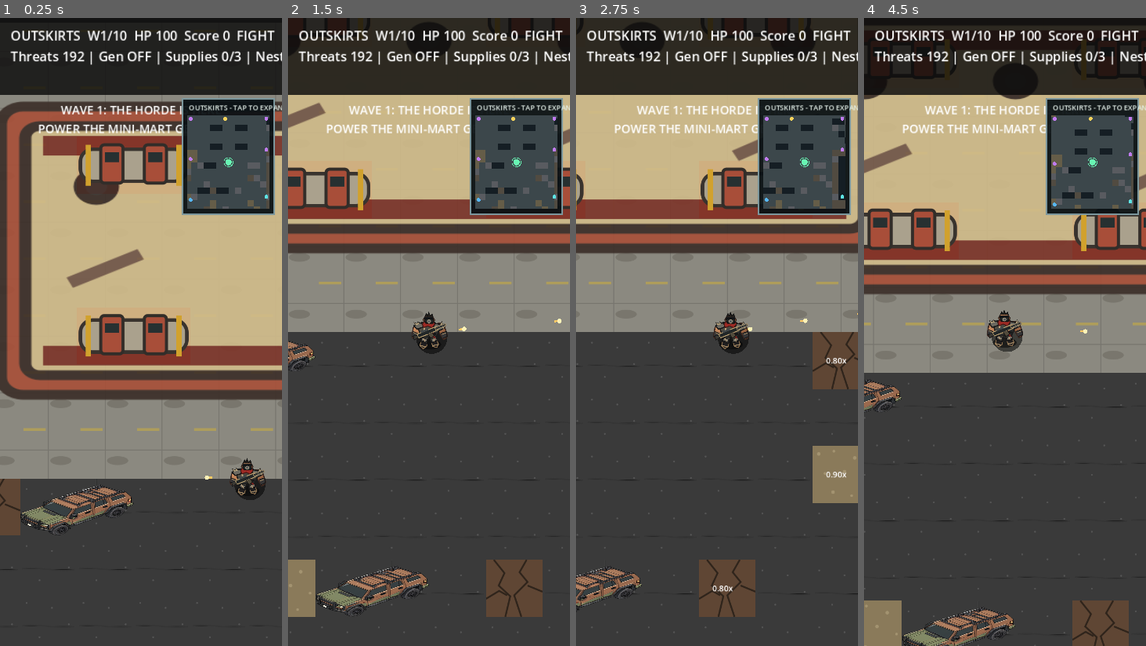
Above: before the commit, frames 1-4 (left to right).
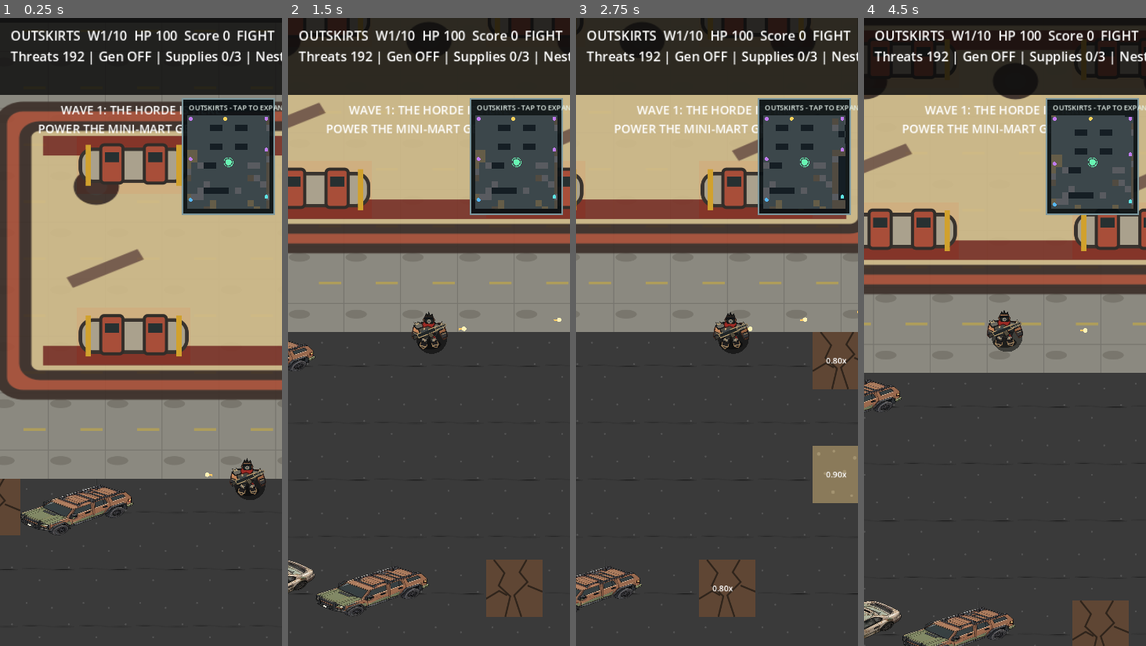
Above: after the commit, the same moments.

Repository: dennypag02/deadshift
Game: Godot game, scene res://scenes/Outskirts.tscn
Same seed, same stepped clock (60 frames per second), same inputs: the game is played once before the commit and once after it.
Inputs (mouse positions are in pixels of both pictures, inside the frame that each line leads up to):
- Up to frame 1 (0.25 s): no input
- Up to frame 2 (1.5 s): tap Enter at 0.5 s; drag from (516, 156) to (457, 193) at 0.52 s; drag from (372, 363) to (414, 457) at 1.27 s
- Up to frame 3 (2.75 s): tap Space at 2 s; move the mouse to (745, 193) at 2.02 s; hold Right (ui_right) from 2.03 s (still down); tap H at 2.1 s
- Up to frame 4 (4.5 s): release Right (ui_right) at 2.75 s; drag from (990, 457) to (920, 237) at 2.77 s; move the mouse to (1089, 426) at 3.52 s; hold Left (ui_left) 3.53-4.25 s; tap H at 3.6 s; drag from (920, 237) to (962, 175) at 4.27 s

The runs differ from the first frame. In frame 1, 0.1% of the frame differs, in the area x 70-96%, y 16-74%; in frame 2, 0.9%; in frame 3, 0.1%; in frame 4, 1.0%, in the area x 0-96%, y 16-100%.

Commit message:
Add three distant relay trap encounters with survival lockdown and guardian phases

Diff:
--- a/godot/scripts/outskirts.gd
+++ b/godot/scripts/outskirts.gd
@@ -103,9 +103,9 @@
 const NEST_NW := Vector2(5.0 * TILE, 3.2 * TILE)
 const NEST_NE := Vector2(27.0 * TILE, 3.2 * TILE)
 const PUZZLE_CENTER := Vector2(26.5 * TILE, 27.5 * TILE)
-const RELAY_RED := Vector2(25.5 * TILE, 23.5 * TILE)
-const RELAY_YELLOW := Vector2(25.5 * TILE, 30.5 * TILE)
-const RELAY_BLUE := Vector2(27.5 * TILE, 27.5 * TILE)
+const RELAY_RED := Vector2(10.5 * TILE, 16.5 * TILE)
+const RELAY_YELLOW := Vector2(12.5 * TILE, 31.5 * TILE)
+const RELAY_BLUE := Vector2(26.5 * TILE, 18.5 * TILE)
 const PUZZLE_GUARD_RADIUS := 560.0
 const PUZZLE_CODE := ["RED", "BLUE", "YELLOW", "RED"]
 
@@ -163,6 +163,14 @@
 var puzzle_guard_wave := 0
 var puzzle_pad_lock := 0.0
 var detonator_core := false
+var trap_active := false
+var trap_color := ""
+var trap_clock := 0.0
+var trap_switches := 0
+var trap_guard_kills := 0
+var trap_required_kills := 0
+var trap_triggered: Array[String] = []
+var trap_finished: Array[String] = []
 
 var camera: Camera2D
 var hud: Label
@@ -567,6 +575,8 @@
 				impact_marks.append({"pos": enemy["pos"], "life": 0.22})
 				if int(enemy["hp"]) <= 0:
 					kills += 1
+					if trap_active and str(enemy.get("trap_guard", "")) == "YELLOW":
+						trap_guard_kills += 1
 					score += 500 if str(enemy["kind"]) == "trucker" else 100
 					enemies.remove_at(j)
 				consumed = true
@@ -648,16 +658,20 @@
 
 func _update_puzzle(delta: float) -> void:
 	puzzle_pad_lock = maxf(0.0, puzzle_pad_lock - delta)
-
-	if not puzzle_started and player_pos.distance_to(PUZZLE_CENTER) < PUZZLE_GUARD_RADIUS:
-		puzzle_started = true
-		puzzle_guard_wave = 1
-		_spawn_puzzle_guard_surge(28, 14)
-		banner.text = "FORTIFIED RELAY SITE\nCODE: RED > BLUE > YELLOW > RED"
-
-	if not puzzle_started or puzzle_complete or puzzle_pad_lock > 0.0:
+	if trap_active:
+		trap_clock = maxf(0.0, trap_clock - delta)
+		if trap_color == "RED":
+			if trap_clock <= 0.0:
+				_finish_trap()
+		elif trap_color == "BLUE":
+			if trap_clock <= 0.0 and trap_switches >= 2:
+				_finish_trap()
+		elif trap_color == "YELLOW":
+			if trap_guard_kills >= trap_required_kills:
+				_finish_trap()
 		return
-
+	if puzzle_complete or puzzle_pad_lock > 0.0:
+		return
 	var touched := ""
 	if player_pos.distance_to(RELAY_RED) < 70.0:
 		touched = "RED"
@@ -665,29 +679,70 @@
 		touched = "BLUE"
 	elif player_pos.distance_to(RELAY_YELLOW) < 70.0:
 		touched = "YELLOW"
-
 	if touched == "":
 		return
-
-	puzzle_pad_lock = 0.75
+	puzzle_pad_lock = 1.2
 	var expected := str(PUZZLE_CODE[puzzle_step])
-	if touched == expected:
-		puzzle_step += 1
-		score += 250
-		if puzzle_step >= PUZZLE_CODE.size():
-			puzzle_complete = true
-			detonator_core = true
-			score += 2500
-			banner.text = "RELAY PUZZLE SOLVED!\nDETONATOR CORE ACQUIRED"
-			impact_marks.append({"pos": PUZZLE_CENTER, "life": 0.75, "blast": true})
-			_try_unlock_district()
-		else:
-			banner.text = "RELAY %d/4 CORRECT - KEEP MOVING!" % puzzle_step
+	if touched != expected:
+		banner.text = "RELAY ORDER: RED > BLUE > YELLOW > RED"
+		return
+	if trap_finished.has(touched):
+		_complete_relay_step()
+		return
+	_start_trap(touched)
+
+func _start_trap(color: String) -> void:
+	trap_active = true
+	trap_color = color
+	trap_clock = 16.0 if color == "RED" else (12.0 if color == "BLUE" else 0.0)
+	trap_switches = 0
+	trap_guard_kills = 0
+	trap_required_kills = 12 if color == "YELLOW" else 0
+	var center := _relay_position(color)
+	var shambler_count := 20 if color == "RED" else (8 if color == "BLUE" else 12)
+	var runner_count := 12 if color == "RED" else (16 if color == "BLUE" else 8)
+	for i in range(shambler_count + runner_count):
+		var angle := TAU * float(i) / float(shambler_count + runner_count)
+		var candidate := center + Vector2.RIGHT.rotated(angle) * rng.randf_range(290.0, 460.0)
+		var is_runner := i >= shambler_count
+		var spawn := _nearest_walkable_position(candidate, 15.0 if is_runner else 18.0)
+		enemies.append({"pos": spawn, "kind": "runner" if is_runner else "shambler", "hp": 2 if is_runner else 1, "speed": 205.0 if is_runner else 108.0, "radius": 15.0 if is_runner else 18.0, "charge": 0.0, "trap_guard": color})
+	if color == "RED":
+		banner.text = "RED AMBUSH! SURVIVE 16 SECONDS"
+	elif color == "BLUE":
+		banner.text = "BLUE LOCKDOWN! ACTIVATE 2 SWITCHES"
 	else:
-		puzzle_step = 0
-		puzzle_guard_wave += 1
-		_spawn_puzzle_guard_surge(18 + puzzle_guard_wave * 4, 10 + puzzle_guard_wave * 3)
-		banner.text = "WRONG RELAY! CODE RESET\nREINFORCEMENTS INBOUND"
+		banner.text = "YELLOW GUARDIAN! ELIMINATE 12 GUARDS"
+
+func _relay_position(color: String) -> Vector2:
+	if color == "RED":
+		return RELAY_RED
+	if color == "BLUE":
+		return RELAY_BLUE
+	return RELAY_YELLOW
+
+func _finish_trap() -> void:
+	trap_active = false
+	if not trap_finished.has(trap_color):
+		trap_finished.append(trap_color)
+	player_hp = mini(100, player_hp + 12)
+	score += 600
+	banner.text = "%s TRAP CLEARED! +12 HP" % trap_color
+	_complete_relay_step()
+
+func _complete_relay_step() -> void:
+	puzzle_step += 1
+	score += 250
+	puzzle_pad_lock = 2.0
+	if puzzle_step >= PUZZLE_CODE.size():
+		puzzle_complete = true
+		detonator_core = true
+		score += 2500
+		impact_marks.append({"pos": PUZZLE_CENTER, "life": 0.75, "blast": true})
+		banner.text = "DETONATOR CORE SECURED! BOSS KEY ACQUIRED"
+		_try_unlock_district()
+	else:
+		banner.text = "RELAY %d/4 CLEARED - FIND NEXT SIGNAL" % puzzle_step
 
 func _spawn_puzzle_guard_surge(shamblers: int, runners: int) -> void:
 	var guard_points := [
@@ -955,17 +1010,20 @@
 				draw_line(p + Vector2.RIGHT.rotated(angle) * 22.0, p + Vector2.RIGHT.rotated(angle) * 54.0, Color("#a83a2f"), 7.0)
 			_label(p + Vector2(-34, -62), "NEST", 18, Color("#ffd0c4"))
 
-	# Fortified relay puzzle and boss-progression reward.
+	# Three distant ambush sites. All markers use the original relay colors.
 	if not puzzle_complete:
-		draw_circle(PUZZLE_CENTER, 150, Color(0.18, 0.18, 0.20, 0.28))
-		draw_circle(PUZZLE_CENTER, 58, Color("#343943"))
-		draw_circle(RELAY_RED, 38, Color("#b83a32"))
-		draw_circle(RELAY_BLUE, 38, Color("#3f6fa6"))
-		draw_circle(RELAY_YELLOW, 38, Color("#d7ae35"))
-		_label(PUZZLE_CENTER + Vector2(-130,-95), "FORTIFIED RELAY", 22, Color("#fff0c5"))
-		_label(PUZZLE_CENTER + Vector2(-160,-65), "R > B > Y > R", 22, Color("#f3df9f"))
-		if puzzle_started:
-			_label(PUZZLE_CENTER + Vector2(-130,105), "STEP %d / 4" % puzzle_step, 20, Color.WHITE)
+		for color in ["RED", "BLUE", "YELLOW"]:
+			var pos := _relay_position(color)
+			var tint := Color("#b83a32") if color == "RED" else (Color("#3f6fa6") if color == "BLUE" else Color("#d7ae35"))
+			draw_circle(pos, 72, Color(tint.r, tint.g, tint.b, 0.20))
+			draw_circle(pos, 38, tint)
+			_label(pos + Vector2(-72, -78), color + " TRAP", 19, Color.WHITE)
+			if trap_finished.has(color):
+				_label(pos + Vector2(-44, 85), "CLEARED", 18, Color("#a0ffc0"))
+		if trap_active:
+			_label(_relay_position(trap_color) + Vector2(-100, 105), "TRAP ACTIVE", 21, Color("#fff0a8"))
+		_label(PUZZLE_CENTER + Vector2(-125, -80), "DETONATOR CORE", 20, Color("#fff0c5"))
+		_label(PUZZLE_CENTER + Vector2(-115, -50), "R > B > Y > R", 19, Color.WHITE)
 	else:
 		draw_circle(PUZZLE_CENTER, 54, Color(0.20, 0.75, 0.42, 0.45))
 		_label(PUZZLE_CENTER + Vector2(-122,-72), "CORE RECOVERED", 22, Color("#d8ffdf"))
